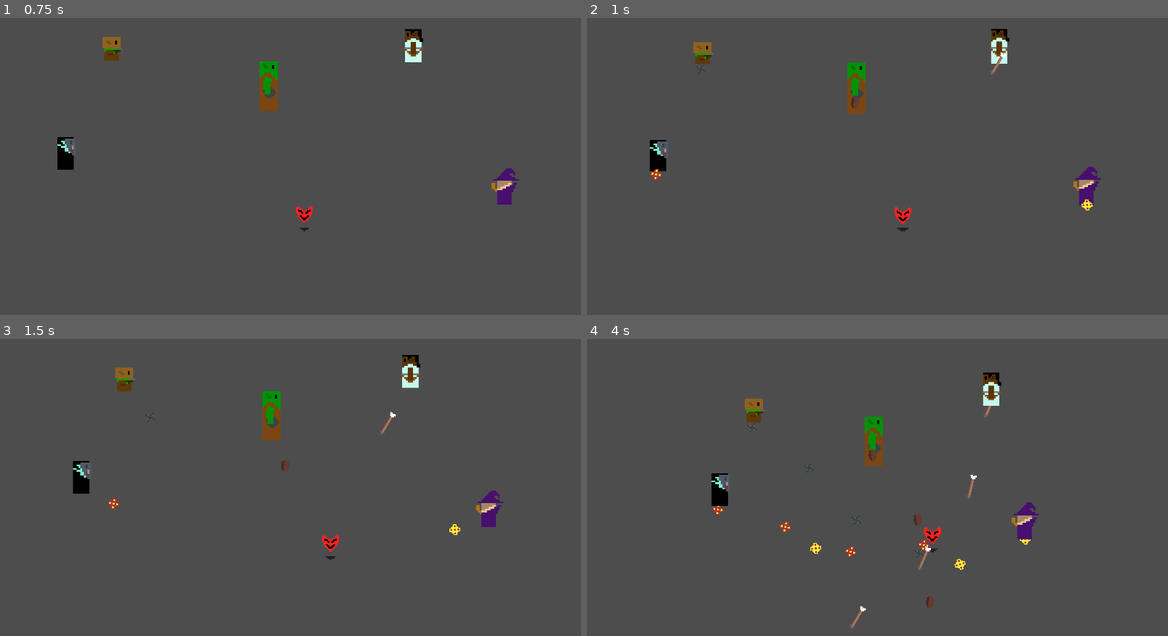
Above: before the commit, frames 1-4 (two rows, left to right).
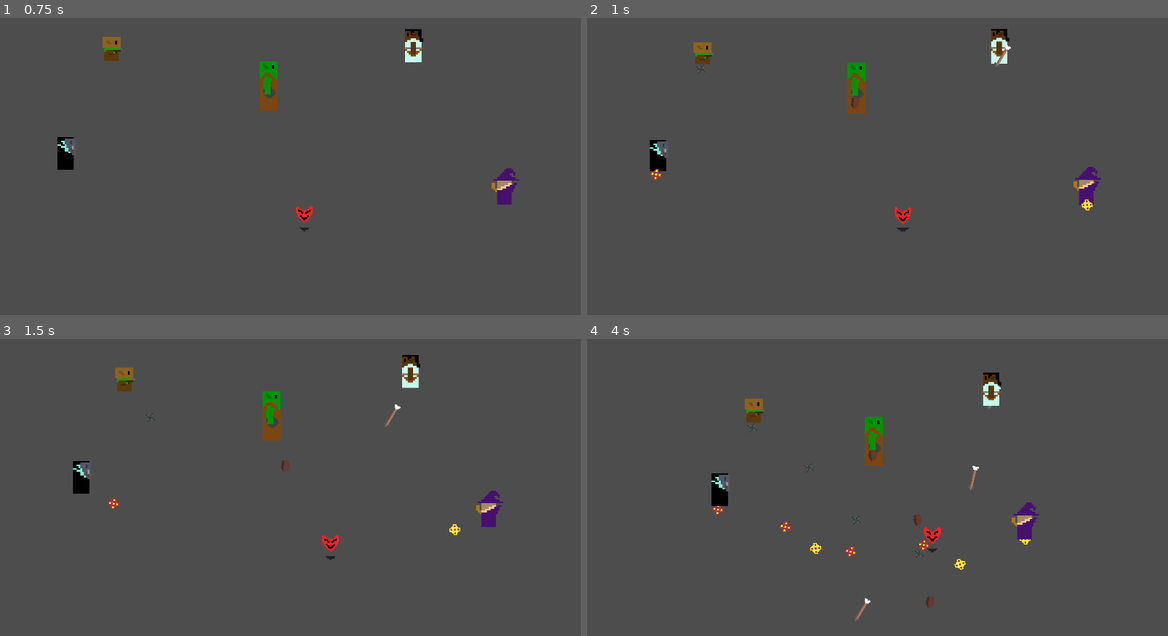
Above: after the commit, the same moments.

Repository: billystein25/GlobalGameJam2026
Game: Godot game, scene res://temporary test/possession_test.tscn
The game is run twice, just before and just after one commit, with the same random seed, the same clock (stepped at 60 frames per second) and the same inputs. This scene is started directly instead of the project's main scene.
Inputs (mouse positions are in pixels of both pictures, inside the frame that each line leads up to):
- Up to frame 1 (0.75 s): move the mouse to (418, 136) at 0.52 s; hold Right (Player Go Right) from 0.53 s (still down); tap Space (Jumb) at 0.6 s; click (418, 136) at 0.67 s
- Up to frame 2 (1 s): keep holding Right (Player Go Right)
- Up to frame 3 (1.5 s): move the mouse to (174, 490) at 1.27 s; release Right (Player Go Right) at 1.28 s; hold S (Player Go Down) from 1.28 s (still down); tap Space (Jumb) at 1.35 s
- Up to frame 4 (4 s): move the mouse to (935, 401) at 2.02 s; release S (Player Go Down) at 2.03 s; hold Right (Player Go Right) 2.03-2.78 s; tap Space (Jumb) at 2.1, 2.85, 3.6 s; move the mouse to (848, 537) at 2.77 s; hold W (Player Go Up) 2.78-3.53 s; click (848, 537) at 2.92 s; move the mouse to (1051, 523) at 3.52 s; hold A (Player Go Left) from 3.53 s (still down)

Frame 1 is identical in both runs. In frame 2, less than 0.1% of the frame differs, in the area x 69-73%, y 9-20%; in frame 3, less than 0.1%; in frame 4, 0.2%, in the area x 45-72%, y 16-98%.

Commit message:
dont remember what i did

Diff:
--- a/custom resources/Bullets/arrow.tres
+++ b/custom resources/Bullets/arrow.tres
@@ -3,12 +3,12 @@
 [ext_resource type="Script" uid="uid://8jhmqy4er0c1" path="res://custom resources/Bullets/bullet.gd" id="1_ltv2s"]
 [ext_resource type="Texture2D" uid="uid://nhik2rk3myxo" path="res://assets/arrow.png" id="2_mq0ll"]
 
-[sub_resource type="CapsuleShape2D" id="CapsuleShape2D_mq0ll"]
-radius = 5.0
-height = 100.0
+[sub_resource type="CircleShape2D" id="CircleShape2D_mq0ll"]
+radius = 40.0
 
 [resource]
 script = ExtResource("1_ltv2s")
-collision_box = SubResource("CapsuleShape2D_mq0ll")
+offset = Vector2(-10, 0)
+collision_box = SubResource("CircleShape2D_mq0ll")
 texture = ExtResource("2_mq0ll")
 metadata/_custom_type_script = "uid://8jhmqy4er0c1"
--- a/custom resources/Bullets/bullet.gd
+++ b/custom resources/Bullets/bullet.gd
@@ -21,6 +21,8 @@
 	set(value):
 		max_bullet_speed = value
 		min_bullet_speed = minf(min_bullet_speed, max_bullet_speed)
+
+@export var offset: Vector2 = Vector2.ZERO
 ## In degrees
 @export var spread: float = 0.0
 @export_group("Child Properties")
@@ -28,4 +30,5 @@
 @export_flags_2d_physics var hit_mask: int = 1
 @export var texture: Texture
 
+
 # *************************************
--- a/scenes/bullet_area/bullet_area.gd
+++ b/scenes/bullet_area/bullet_area.gd
@@ -21,7 +21,6 @@
 	body_entered.connect(_on_hit_body)
 	area_entered.connect(_on_hit_area)
 	force_innactive_timer.timeout.connect(_on_force_innactive)
-
 
 func _physics_process(delta: float) -> void:
 	position += _direction * _speed * delta
@@ -73,7 +72,8 @@
 	bullet.collision_shape_2d.shape = data.collision_box
 	bullet.sprite_2d.texture = data.texture
 	bullet.collision_mask = data.hit_mask
-	bullet.sprite_2d.rotation = dir.angle()
+	bullet.rotation = dir.angle()
+	bullet.sprite_2d.offset = data.offset
 
 	if source and source.is_in_group("player"):
 		bullet.modulate = Color(0, 1, 0) # Green for player
